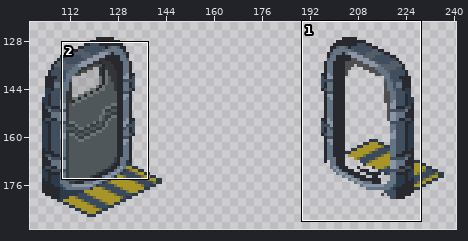
Pixel-art file: res/tiled/ase/door.ase. Above: a wide view before the commit, with the close-up outlined.
Close-up. Earlier state:
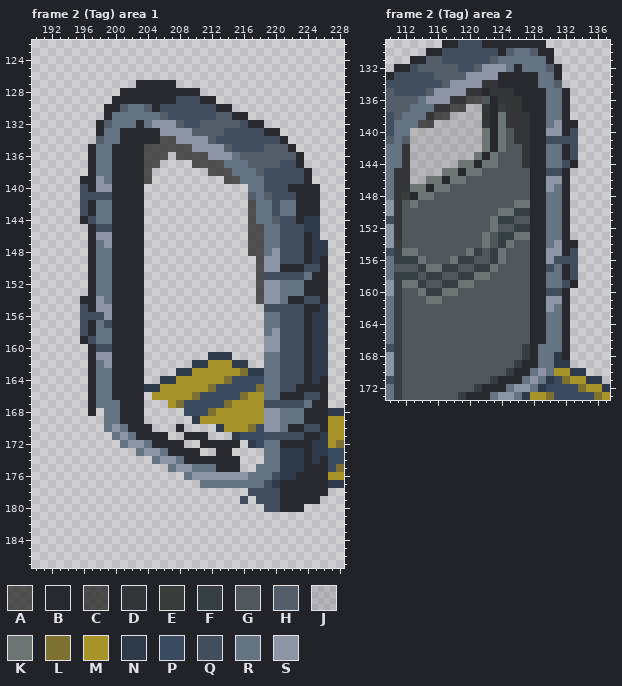
293x313 pixels, 18 frames. Colours within 5 levels of each other are drawn and written as one. Shown: frame 2 (Tag) area 1: x 190..228, y 122..187; frame 2 (Tag) area 2: x 110..137, y 129..173. The wide view leaves out empty margins. The commit also changed other frames or places, which this record leaves out.
Visible layers, top first: "Layer 5", "Group 1/frame", "Group 1/shadow", "Group 1/top plate", "Group 1/bottom plate", "Group 1/inner frame", "Layer 2".
Palette (. is transparent): A #2b2b2bc3  B #28282f  C #2e2e2ecf  D #333536  E #3a3c3c  F #363f44  G #4f575b  H #535e6a  J #63636334  K #6c7574  L #7d7131  M #a89529  N #2c3a49  P #394960  Q #414e5d  R #647482  S #8c95a6
Pixels before, frame 2 (Tag) area 1 (only the part around the change), first column x 190:
122 .......................................
123 .......................................
124 .......................................
125 .......................................
126 .......................................
127 .............BBBBB.....................
128 ...........BBBBBBBBBB..................
129 ..........BBBBBBBBQQQBB................
130 .........BBHRRHBQQQQQQQBB..............
131 .........BRRRRRRHQQQQQQHHBB............
132 ........BHRRRBRSSSHQQHHHHHQBB..........
133 ........BRRBBBBBSSSSHHHHQQQQQBB........
134 ........HRRBBBBBAASSSSHQQQQQQQQB.......
135 .......BRRBBBBAAAAAASSSSHQQQQHHHB......
136 .......BRRBBBBAAA.AAAASSSRHHHHHHHB.....
137 .......BRRBBBBAA....AAAARRRHHHHQQB.....
138 .......BRRBBBBA.......AAARRRHQQQQQB....
139 ......BBSRBBBBA.........AARRRQQQQQB....
140 ......QBSSBBBB.............RRQQQBBBB...
141 ......QQQQBBBB.............HRHQQQBBB...
142 ......QBRRBBBB.............ARRQRRBBB...
143 ......QBRRBBBB.............ARRQRRBBB...
144 ......BQRRBBBB.............ARRHQQBNN...
145 .......BQQBBBB.............AARRQQQNN...
146 .......BSSBBBB.............AARRQQQBN...
147 .......BRSBBBB.............AARRQQQBNN..
148 .......BRRBBBB.............AARSQQQBNN..
149 .......BRRBBBB..............ASSQQQBNB..
150 .......BRRBBBB..............ASSBBBQQB..
151 .......BRRBBBB..............AQQQQQRBB..
152 .......BRRBBBB..............ASSRRRBBB..
153 .......BRRBBBB..............ASSRRRBBB..
154 ......BBSRBBBB..............ASSRBBQQB..
155 ......QBSSBBBB...............QQQQQBBN..
156 ......QQQSBBBB...............RRQQQBNN..
157 ......QBRQBBBB...............RRQQQBNN..
158 ......QBRRBBBB...............RSQQQBNN..
159 ......BQRRBBBB...............SSQQQBNN..
160 .......BQQBBBB...............SSQQQBNN..
161 .......BSSBBBB........NNN....RRQQQBNN..
162 .......BRSBBBB......NNMMMNN..RRQQQBNN..
163 .......BRRBBBB....NNMMMMMMLNNRRQQQBNN..
164 .......BRRBBBB..NNMMMMMMLPPPPRRQQQBNB..
165 .......BRRBBBBNNMMMMMMLPPPPPLRRQQBBBB..
166 .......BRRBBBB.MMMMMLPPPPPLMMRRBBBQQB..
167 .......BRRRBBB...MLPPPPPLMMMMQQQQQRBB..
168 .......B.RRBBB.....PPPLMMMMMMSSRRRBBBNN
169 .........RRBBB......NMMMMMMMMSSRRRBBBMM
170 .........RSRBBB...B....NMMMLPSSRBBQQBMM
171 ..........RSRBBBB..BBB...NPPPQQQQQBBNMM
172 ...........RSSRBBBB..BBBBB.NPRRBBBBNNML
173 .............RSSRBBBB..BB....RRNNNBNNPP
174 ...............RSSRBBBBBBB...RRNNNBNBPP
175 .................RSSRRRBBB..RRRNNNBBBPL
176 ...................RSSSSSSSRRRQNNBBBBMM
177 .....................RRRRRRRRQNBBBBBBNN
178 ...........................QQQQBBBBBB..
179 ..........................Q.QQQBBBBB...
180 .............................QQBBB.....
181 .......................................
182 .......................................
183 .......................................
184 .......................................
185 .......................................
186 .......................................
187 .......................................
Pixels before, frame 2 (Tag) area 2, first column x 110:
129 .......BBQQQBBBBBBBB........
130 .....BBQQQQQQQBHRRHBB.......
131 ...BBHHQQQQQQHRRRRRRB.......
132 .BBQHHHHHQQHSSSRBRRRHB......
133 BQQQQQHHHHSSSSBBBBBRRB......
134 QQQQQQQHSSSSDDBBBBBRRH......
135 HQQQQHSSSSDDBDDDBBBBRRB.....
136 HHHHRSSSDDCCGBDDDBBBRRB.....
137 HHHRRRDDCCJJDBEDDBBBRRB.....
138 QHRRRDCCJJJJDBKDDDBBRRB.....
139 QRRRCCJJJJJJDBKDDDBBRSBB....
140 QRRJJJJJJJJJKBKGDDBBSSBQ....
141 HRHJJJJJJJJJKBKGDDBBQQQQ....
142 RRDJJJJJJJJJKBKGGDBBRRBQ....
143 RRDJJJJJJJJKBKGGGDBBRRBQ....
144 RRDJJJJJJKKBKKGGGDBBRRQB....
145 RDDJJJJKKBKKGGGGGGBBQQB.....
146 RDDJJKKBKKGGGGGGGGBBSSB.....
147 RDDKKBKKGGGGGGGGGGBBSRB.....
148 RDEBKKGGGGGGGGGGGGBBRRB.....
149 SDGKGGGGGGGGGGGGKKBBRRB.....
150 SDGGGGGGGGGGGGKKFFBBRRB.....
151 QDGGGGGGGGGGGKFFGGBBRRB.....
152 SDGGGGGGGGGGGKGGFFBBRRB.....
153 SDGGGGGGGGGGKGFFKKBBRRB.....
154 SEGGGGGGGGGGKGFKGGBBRSBB....
155 QFKKGGGGGGKFGFKGGGBBSSBQ....
156 RFFFKGGGKFFGGFKGGGBBSQQQ....
157 RGGGFKKFFGGFFKGGGGBBQRBQ....
158 RFFFGFFGGFFKKGGGGGBBRRBQ....
159 SFKKFGGFFKKGGGGGGGBBRRQB....
160 SFGGKFFKKGGGGGGGGGBBQQB.....
161 RFGGGKKGGGGGGGGGGGBBSSB.....
162 RFGGGGGGGGGGGGGGGGBBSRB.....
163 RFGGGGGGGGGGGGGGGGBBRRB.....
164 RFGGGGGGGGGGGGGGGGBBRRB.....
165 RFGGGGGGGGGGGGGGGGBBRRB.....
166 RFGGGGGGGGGGGGGGGGBBRRB.....
167 QFGGGGGGGGGGGGGGGFBRRRB.....
168 SFGGGGGGGGGGGGGGGFBRRNB.....
169 SFGGGGGGGGGGGGGGFBBRRNN.....
170 SFGGGGGGGGGGGGGFBBRSRMMNN...
171 QFGGGGGGGGGGGFBBBRSRNPLMMNN.
172 RFGGGGGGGGGFBBBRSSRNPPPPLMMN
173 RFGGGGGGGFBBBRSSRNMMLPPPPPLM
Now the later version:
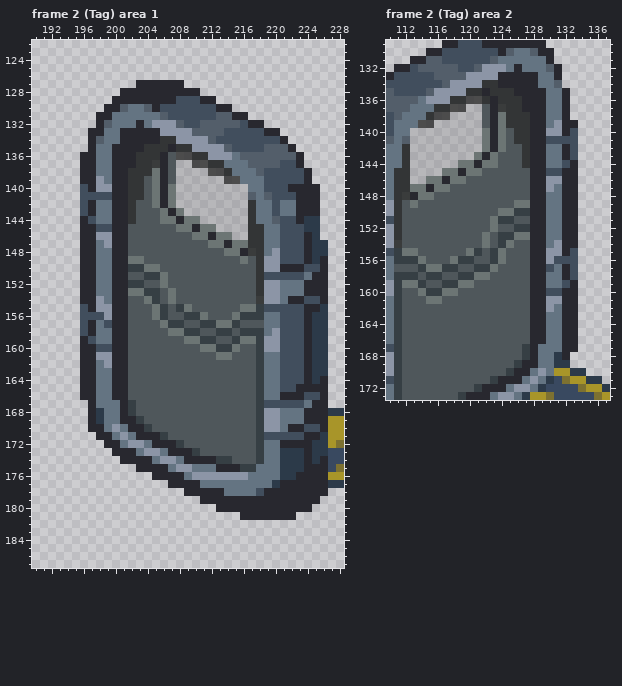
The exact change:
layer "Group 1/porog" added
Frame 2 (Tag) area 1:
y 127: x 208 . -> B
y 131: x 198 . -> B
y 133: x 197 . -> B
y 134: x 197 . -> B; x 206..207 AA -> DD
y 135: x 204..209 AAAAAA -> DDDBDD
y 136: x 196 . -> B; x 203..211 BAAA.AAAA -> DDDBGCCDD
y 137: x 196 . -> B; x 203..213 BAA....AAAA -> DDEBGJJCCDD
y 138: x 196 . -> B; x 202..214 BBA.......AAA -> DDDKBGJJJJCCD
y 139: x 202..215 BBA.........AA -> DDGKBGJJJJJJCC
y 140..141: x 202..216 BB............. -> DDGKBKJJJJJJJJJ
y 142: x 202..217 BB.............A -> DGGKBKJJJJJJJJJD
y 143: x 202..217 BB.............A -> DGGGKBKJJJJJJJJD
y 144: x 202..217 BB.............A -> DGGGKKBKKJJJJJJD
y 145: x 196 . -> B; x 202..218 BB.............AA -> GGGGGGKKBKKJJJJDD
y 146: x 196 . -> B; x 202..218 BB.............AA -> GGGGGGGGKKBKKJJDD
y 147: x 196 . -> B; x 202..218 BB.............AA -> GGGGGGGGGGKKBKKDD
y 148: x 196 . -> B; x 202..218 BB.............AA -> GGGGGGGGGGGGKKBED
y 149: x 196 . -> B; x 202..218 BB..............A -> KKGGGGGGGGGGGGKGD
y 150: x 196 . -> B; x 202..218 BB..............A -> FFKKGGGGGGGGGGGGD
y 151: x 196 . -> B; x 202..218 BB..............A -> GGFFKGGGGGGGGGGGD
y 152: x 196 . -> B; x 202..218 BB..............A -> FFGGKGGGGGGGGGGGD
y 153: x 196 . -> B; x 202..218 BB..............A -> KKFFGKGGGGGGGGGGD
y 154: x 202..218 BB..............A -> GGKFGKGGGGGGGGGGE
y 155: x 202..218 BB............... -> GGGKFGFKGGGGGGKKF
y 156: x 202..218 BB............... -> GGGKFGGFFKGGGKFFF
y 157: x 202..218 BB............... -> GGGGKFFGGFFKKFGGG
y 158: x 202..218 BB............... -> GGGGGKKFFGGFFGFFF
y 159: x 202..218 BB............... -> GGGGGGGKKFFGGFKKF
y 160: x 196 . -> B; x 202..218 BB............... -> GGGGGGGGGKKFFKGGF
y 161: x 196 . -> B; x 202..218 BB........NNN.... -> GGGGGGGGGGGKKGGGF
y 162: x 196 . -> B; x 202..218 BB......NNMMMNN.. -> GGGGGGGGGGGGGGGGF
y 163: x 196 . -> B; x 202..218 BB....NNMMMMMMLNN -> GGGGGGGGGGGGGGGGF
y 164: x 196 . -> B; x 202..218 BB..NNMMMMMMLPPPP -> GGGGGGGGGGGGGGGGF
y 165: x 196 . -> B; x 202..218 BBNNMMMMMMLPPPPPL -> GGGGGGGGGGGGGGGGF
y 166: x 196 . -> B; x 202..218 BB.MMMMMLPPPPPLMM -> GGGGGGGGGGGGGGGGF
y 167: x 202..218 BB...MLPPPPPLMMMM -> FGGGGGGGGGGGGGGGF
y 168: x 198 . -> N; x 202..218 BB.....PPPLMMMMMM -> FGGGGGGGGGGGGGGGF
y 169: x 197..198 .. -> BN; x 203..218 B......NMMMMMMMM -> FGGGGGGGGGGGGGGF
y 170: x 197..198 .. -> BB; x 204..218 B...B....NMMMLP -> FGGGGGGGGGGGGGF
y 171: x 198..199 .. -> BB; x 206..218 B..BBB...NPPP -> FGGGGGGGGGGGF
y 172: x 199..200 .. -> BB; x 208..218 B..BBBBB.NP -> FGGGGGGGGGF
y 173: x 200..202 ... -> BBB; x 210..218 B..BB.... -> FGGGGGGGF
y 174: x 201..204 .... -> BBBB; x 213..218 BBB... -> FFGGGF
y 175: x 203..206 .... -> BBBB; x 216..217 .. -> FF
y 176: x 205..208 .... -> BBBB; x 220 Q -> R
y 177: x 207..210 .... -> BBBB; x 219 Q -> R
y 178: x 209..217 ........Q -> BBBBBRRRR; x 219..220 QQ -> BB
y 179: x 211..220 .....Q.QQQ -> BBBBBBBBBB
y 180: x 213..220 ......QQ -> BBBBBBBB; x 224 . -> B
y 181: x 216..222 ....... -> BBBBBBB
Frame 2 (Tag) area 2, layer "Group 1/frame":
y 136: x 122 G -> D
y 137..139: x 122 D -> G
y 145..153: x 133 . -> B
y 160..167: x 133 . -> B
